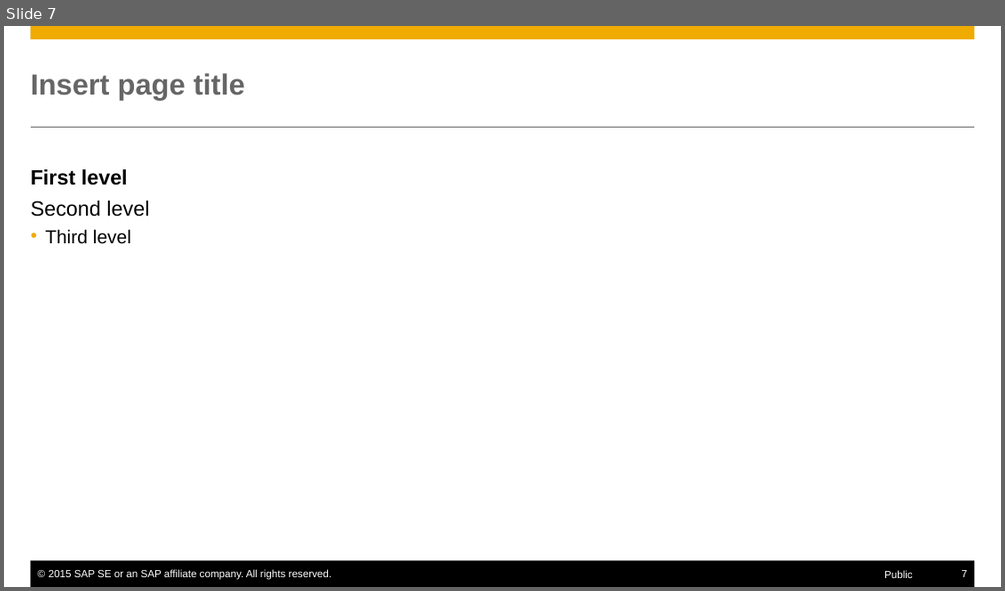
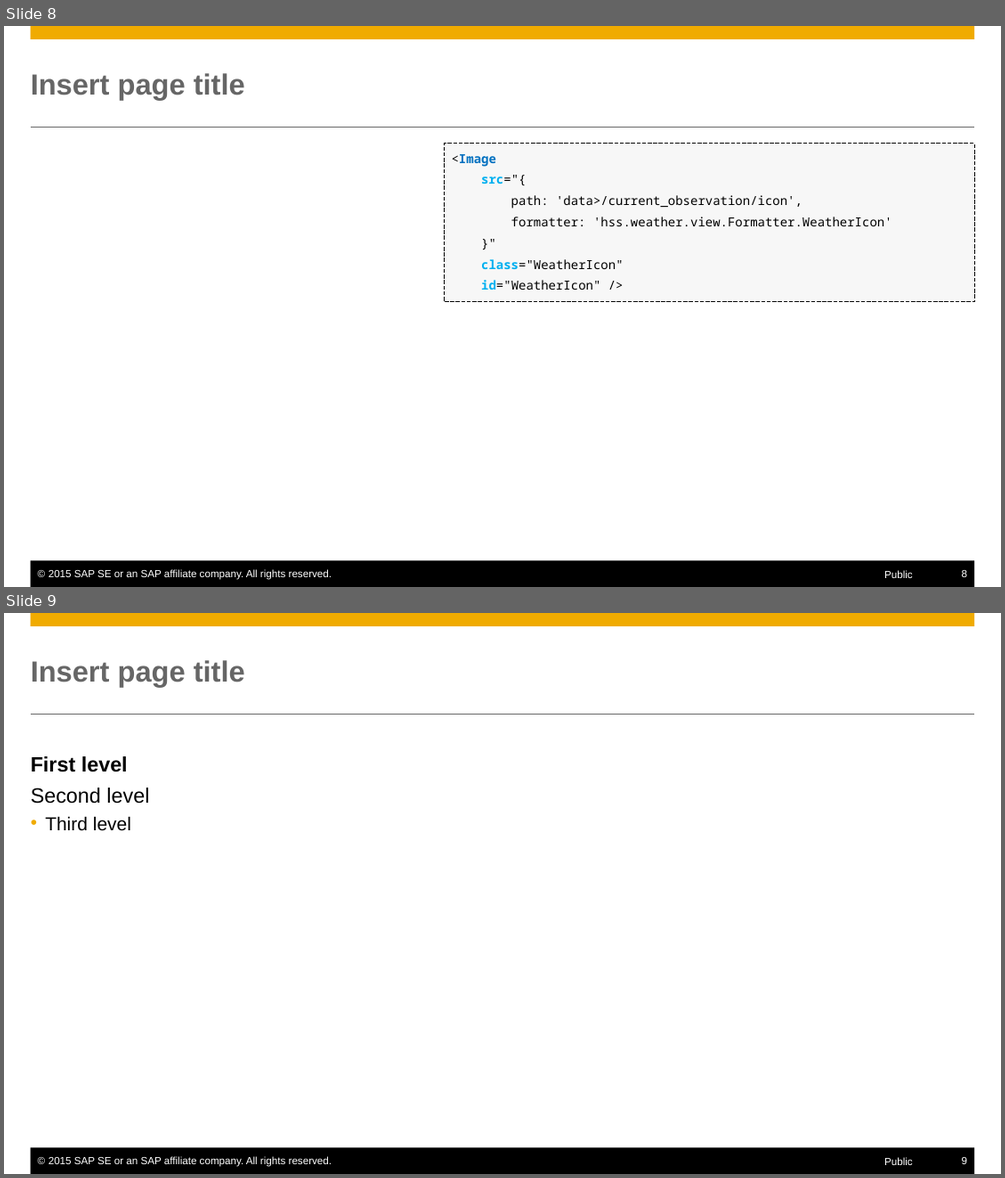
Before and after one commit to Nimuae/openui5_weather, a slide deck: Präsentation.pptx. Shown one above the other, each under a label of ours: slide 7 before the commit, slides 8 and 9 after it. The pictures are 1005x591 and 1005x1178 pixels, drawn with LibreOffice and Linux fonts; fonts in the diff are those of the drawing. Boxes give left, top, right and bottom in pixels: in the first picture for what was removed or moved away, otherwise in the second. Text is boxed around its words. In the diff, an @@ line names an element or a change of style, - is before the commit and + after.

```diff
--- a/Präsentation.pptx
+++ b/Präsentation.pptx
@@ slide 8 added at (x1=4, y1=26, x2=1001, y2=587), background #FFFFFF; not listed: 6 template elements that a slide beside it also shows @@
@@ title added at (x1=31, y1=73, x2=245, y2=100), 28 pt, text #666666, bold @@
+Insert page title
@@ rectangle added at (x1=445, y1=143, x2=974, y2=302), fill #F7F7F7, outline #000000 0.75 pt dashed, 12 pt, text #000000 @@
+<Image
+src="{
+path: 'data>/current_observation/icon',
+formatter: 'hss.weather.view.Formatter.WeatherIcon'
+}"
+class="WeatherIcon"
+id="WeatherIcon" />
@@ what was slide 7 is now slide 9 @@
@@ page number at (x1=962, y1=1157, x2=967, y2=1164): text changed @@
-7
+9
```
Also in this commit, not shown: 1 slide changed, 5 other slides added, 4 slides removed, 1 other file.
